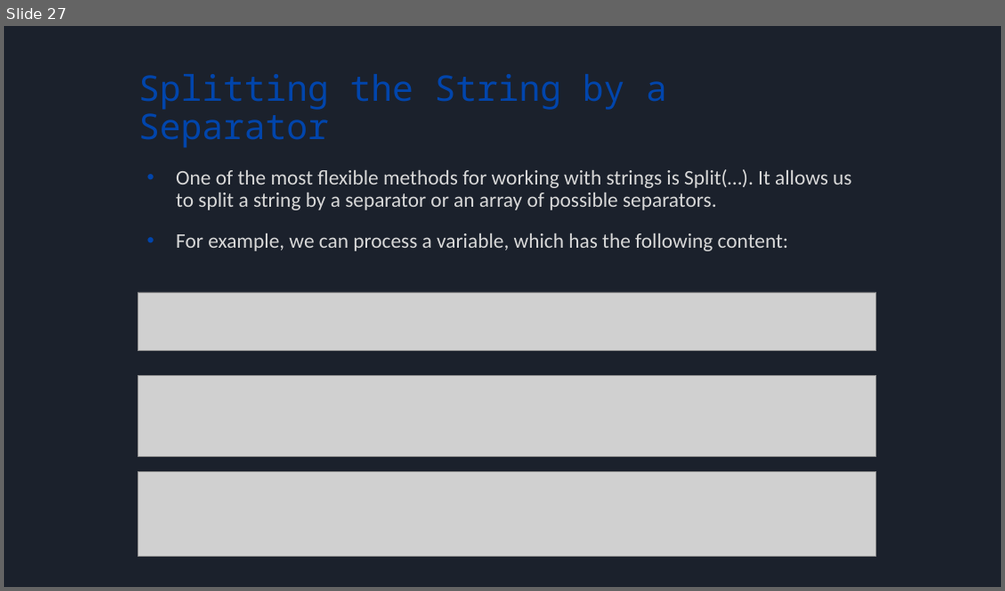
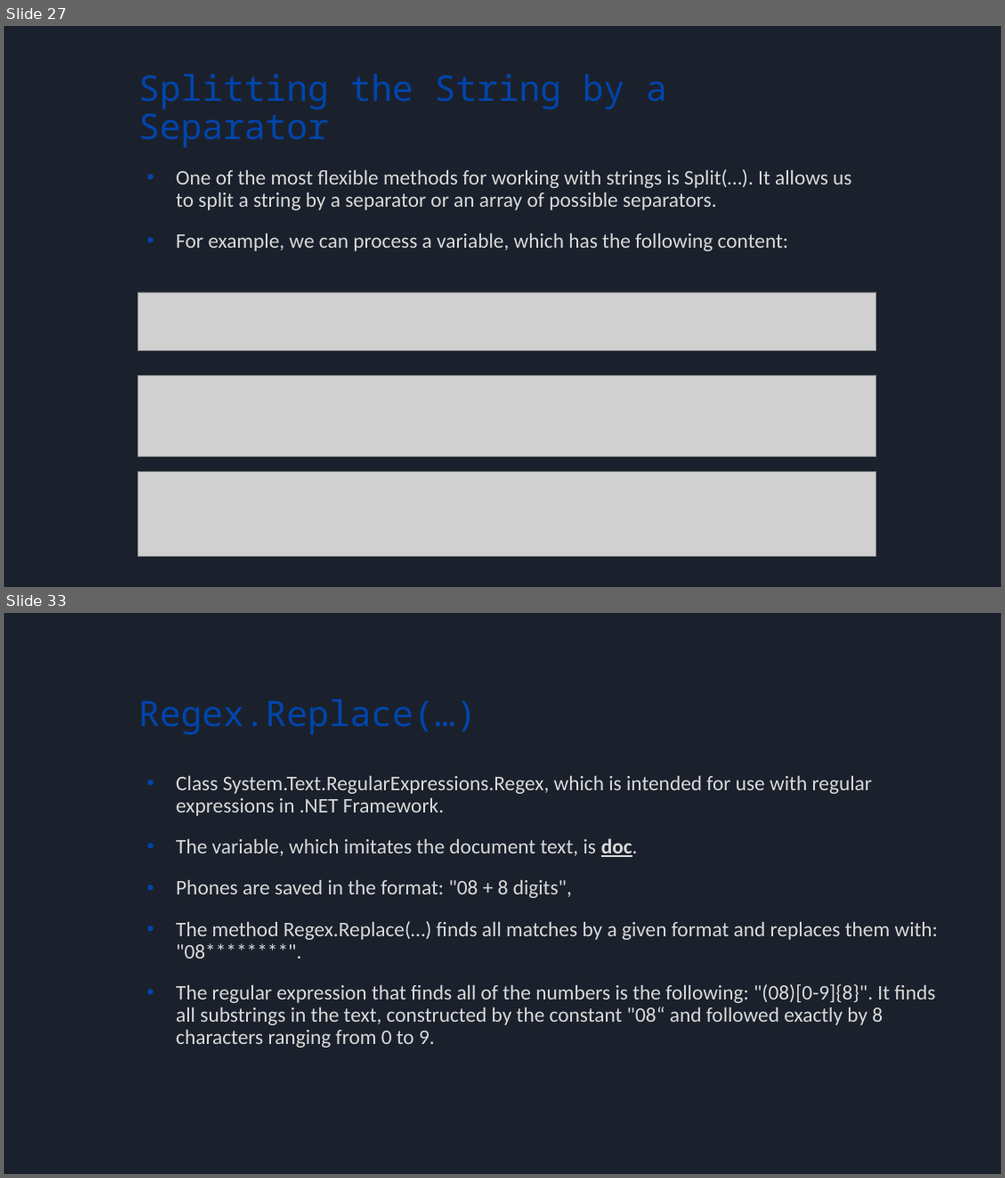
Before and after one commit to bulhard/Principles_Of_Programming, a slide deck: _Presentations/02 Working with strings and texts.pptx. Shown one above the other, each under a label of ours: slide 27 before the commit, slides 27 and 33 after it; the slides between them are not shown. The pictures are 1005x591 and 1005x1178 pixels, drawn with LibreOffice and Linux fonts; fonts in the diff are those of the drawing; grey boxes stand for pictures. Boxes give left, top, right and bottom in pixels: in the first picture for what was removed or moved away, otherwise in the second. Text is boxed around its words. In the diff, an @@ line names an element or a change of style, - is before the commit and + after.

```diff
--- a/_Presentations/02 Working with strings and texts.pptx
+++ b/_Presentations/02 Working with strings and texts.pptx
@@ slide 33 added at (4,613,1001,1174), background #1B212C @@
@@ title added at (138,699,477,735), 34 pt, text #0145AC @@
+Regex.Replace(…)
@@ text added at (176,776,938,1047), 20 pt, text #D8D8D8 @@
+• Class System.Text.RegularExpressions.Regex, which is intended for use with regular expressions in .NET Framework.
+• The variable, which imitates the document text, is doc.
+• Phones are saved in the format: "08 + 8 digits",
+• The method Regex.Replace(…) finds all matches by a given format and replaces them with: "08********".
+• The regular expression that finds all of the numbers is the following: "(08)[0-9]{8}". It finds all substrings in the text, constructed by the constant "08“ and followed exactly by 8 characters ranging from 0 to 9.
```
Also in this commit, not shown: 21 other slides added, 6 other files.
